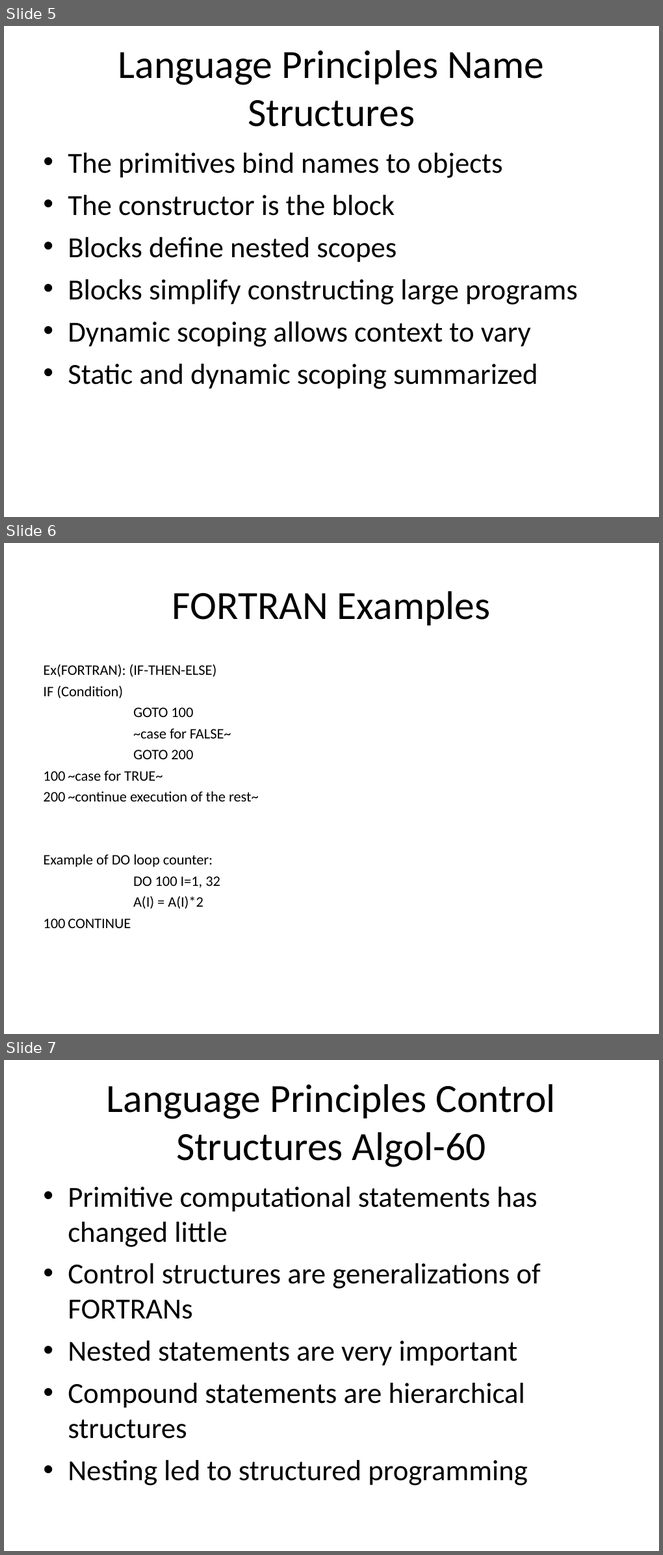
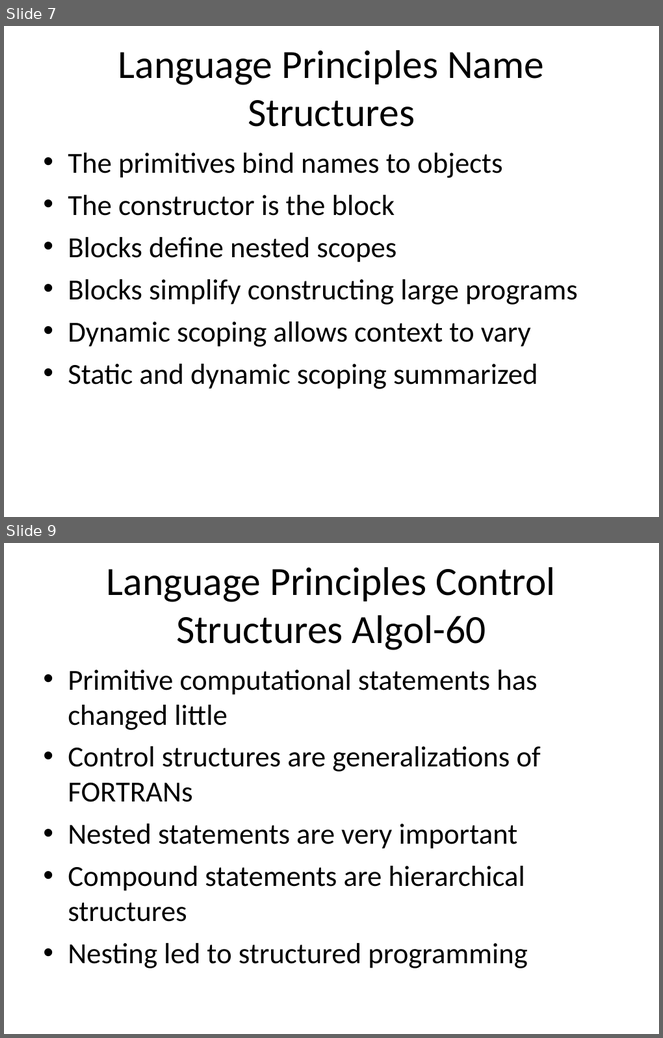
Before and after one commit to isurup/kalle-martin-group, a slide deck: SSE2/slides/4 Language - Martin.ppt. Shown one above the other, each under a label of ours: slides 5, 6 and 7 before the commit, slides 7 and 9 after it; the slides between them are not shown. The pictures are 663x1555 and 663x1038 pixels, drawn with LibreOffice and Linux fonts; fonts in the diff are those of the drawing. Boxes give left, top, right and bottom in pixels: in the first picture for what was removed or moved away, otherwise in the second. Text is boxed around its words. In the diff, an @@ line names an element or a change of style, - is before the commit and + after.

```diff
--- a/SSE2/slides/4 Language - Martin.ppt
+++ b/SSE2/slides/4 Language - Martin.ppt
@@ slide 6 removed at [4, 543, 659, 1034], background #FFFFFF @@
@@ title removed at [172, 591, 490, 626] @@
-FORTRAN Examples
@@ text removed at [43, 665, 259, 928] @@
-Ex(FORTRAN): (IF-THEN-ELSE)
-IF (Condition)
-GOTO 100
-~case for FALSE~
-GOTO 200
-100 ~case for TRUE~
-200 ~continue execution of the rest~
-Example of DO loop counter:
-DO 100 I=1, 32
-A(I) = A(I)*2
-100 CONTINUE
@@ what was slide 5 is now slide 7 @@
@@ what was slide 7 is now slide 9 @@
```
Also in this commit, not shown: 3 slides changed, 4 slides added, 1 other slide removed.
